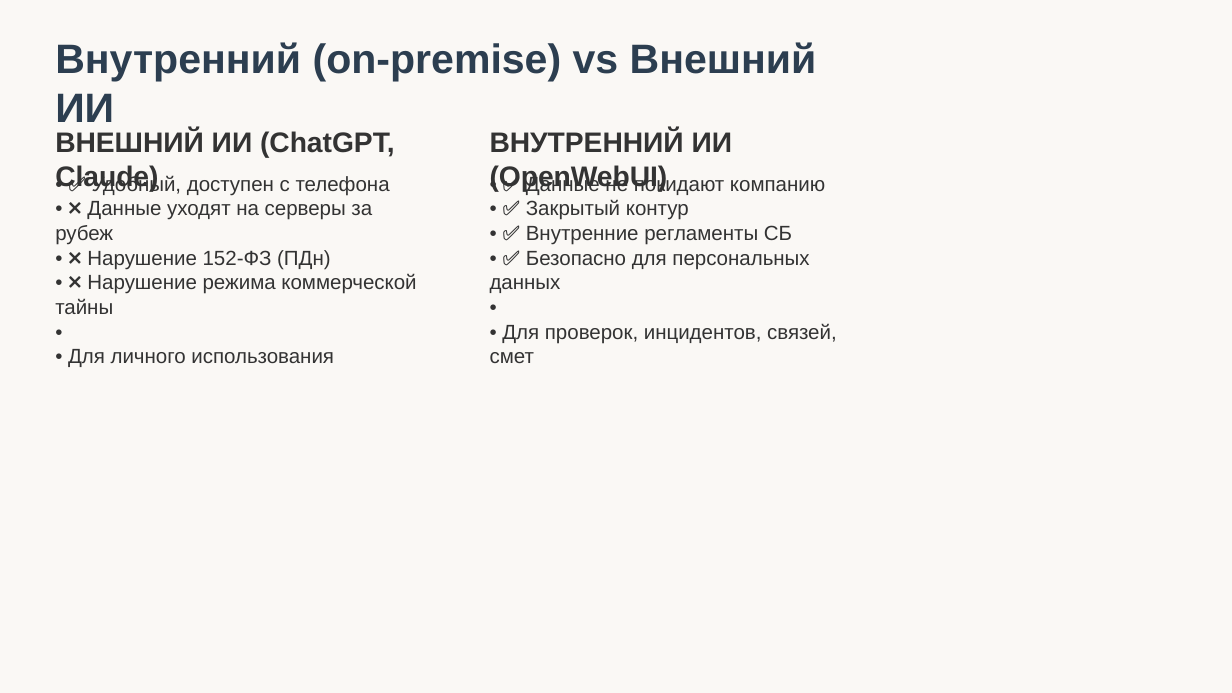
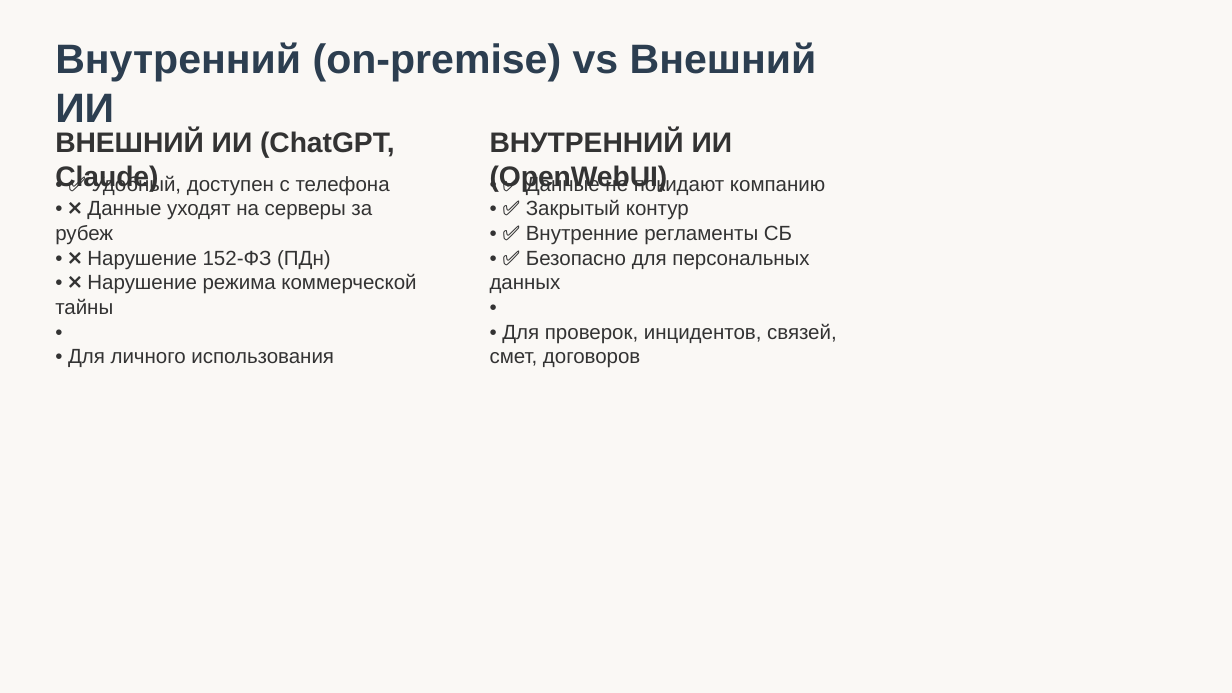
Before and after one commit to kimicito/delo-tech-skill, a slide deck: slide 8 of projects/ai-training-course/03-security/lesson-1-security.pptx. Drawn at 1232x693 pixels with LibreOffice and Linux fonts; fonts in the diff are those of the drawing. Boxes give left, top, right and bottom in pixels: in the first picture for what was removed or moved away, otherwise in the second. Text is boxed around its words. In the diff, an @@ line names an element or a change of style, - is before the commit and + after.

```diff
--- a/projects/ai-training-course/03-security/lesson-1-security.pptx
+++ b/projects/ai-training-course/03-security/lesson-1-security.pptx
@@ text at [490,175,837,368]: text changed @@
-• ✅ Данные не покидают компанию
-• ✅ Закрытый контур
-• ✅ Внутренние регламенты СБ
-• ✅ Безопасно для персональных данных
-•
-• Для проверок, инцидентов, связей, смет
+• ✅ Данные не покидают компанию
+• ✅ Закрытый контур
+• ✅ Внутренние регламенты СБ
+• ✅ Безопасно для персональных данных
+•
+• Для проверок, инцидентов, связей, смет, договоров
```
Also in this commit, not shown: 9 other slides changed, 2 other files.
